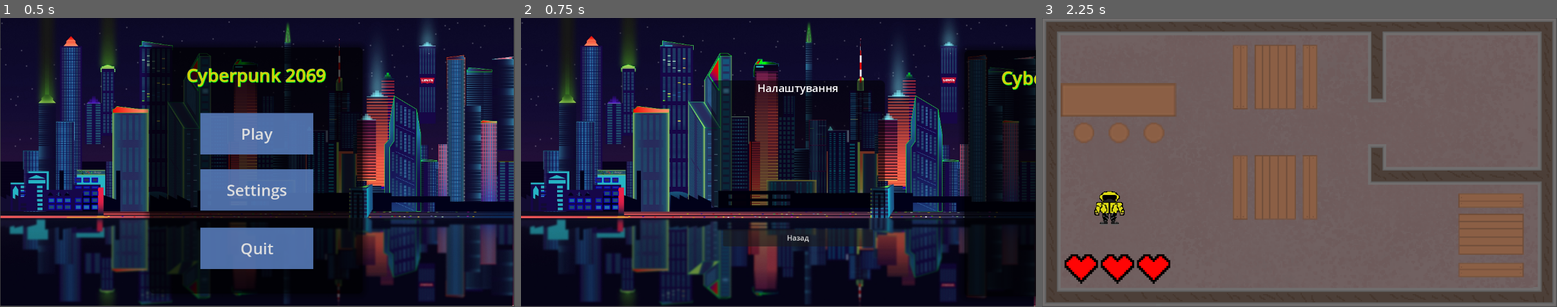
Above: before the commit, frames 1-3 (left to right).
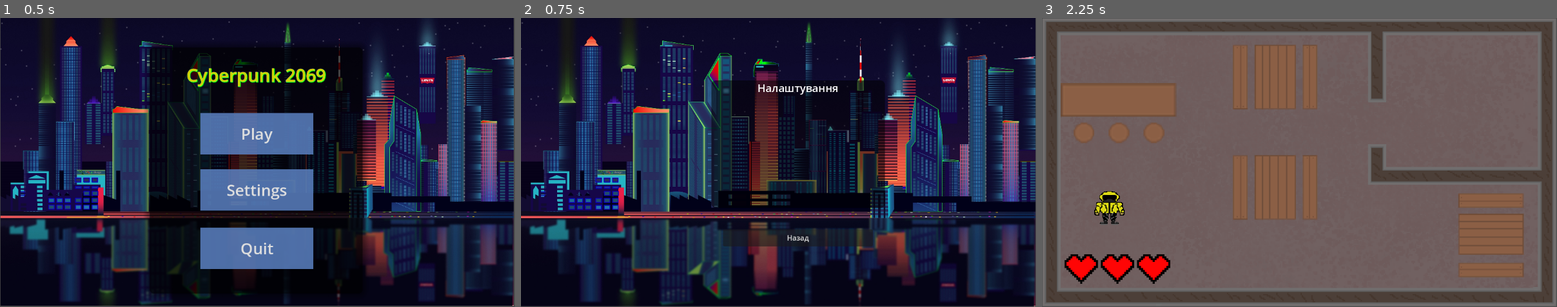
Above: after the commit, the same moments.

Repository: liketaurus/SE-practice-template
Game: Godot game, scene res://Scenes/menu.tscn
Two runs of this game, one before a commit and one after it. Both use one fixed random seed, a clock stepped at 60 frames per second and the inputs below.
Inputs:
- Up to frame 1 (0.5 s): no input
- Up to frame 2 (0.75 s): click "Settings" at 0.5 s
- Up to frame 3 (2.25 s): click "Назад" at 1.25 s; click "Play" at 2 s

Frame 1 is identical in both runs. In frame 2, 11% of the frame differs, in the area x 85-100%, y 10-97%; in frame 3, nothing differs.

Commit message:
set

Diff:
--- a/src/Cyberpunk2069/Scenes/settings.tscn
+++ b/src/Cyberpunk2069/Scenes/settings.tscn
@@ -10,23 +10,6 @@
 corner_radius_bottom_right = 10
 corner_radius_bottom_left = 10
 corner_detail = 20
-
-[sub_resource type="StyleBoxFlat" id="StyleBoxFlat_5snvt"]
-content_margin_top = 34.0
-bg_color = Color(0, 0, 0, 0.537255)
-corner_radius_top_left = 10
-corner_radius_top_right = 10
-corner_radius_bottom_right = 10
-corner_radius_bottom_left = 10
-shadow_color = Color(0, 0, 0, 0.396078)
-shadow_size = 15
-
-[sub_resource type="LabelSettings" id="LabelSettings_nsysf"]
-font_size = 40
-font_color = Color(0.823529, 0.823529, 0, 1)
-outline_size = 1
-shadow_size = 3
-shadow_color = Color(0, 1, 0, 1)
 
 [node name="Settings" type="Node2D"]
 script = ExtResource("1_kolho")
@@ -53,15 +36,4 @@
 text = "Налаштування"
 horizontal_alignment = 1
 
-[node name="Label2" type="Label" parent="."]
-offset_left = 992.0
-offset_top = 72.0
-offset_right = 1468.0
-offset_bottom = 624.0
-theme_override_font_sizes/font_size = 40
-theme_override_styles/normal = SubResource("StyleBoxFlat_5snvt")
-text = "Cyberpunk 2069"
-label_settings = SubResource("LabelSettings_nsysf")
-horizontal_alignment = 1
-
 [connection signal="pressed" from="Button" to="." method="_on_button_pressed"]
Not shown: 1 places in src/Cyberpunk2069/Scenes/settings.tscn that only renumber resources
